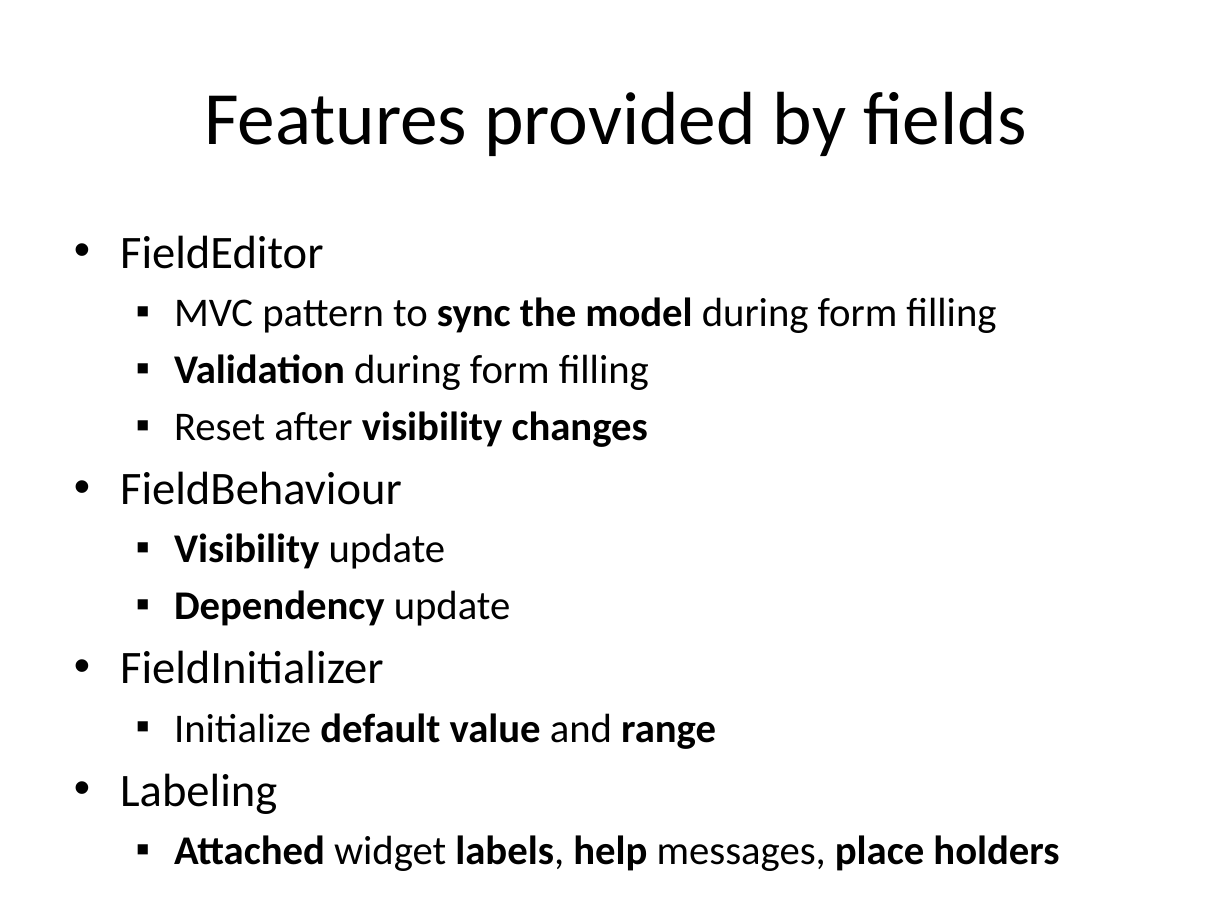
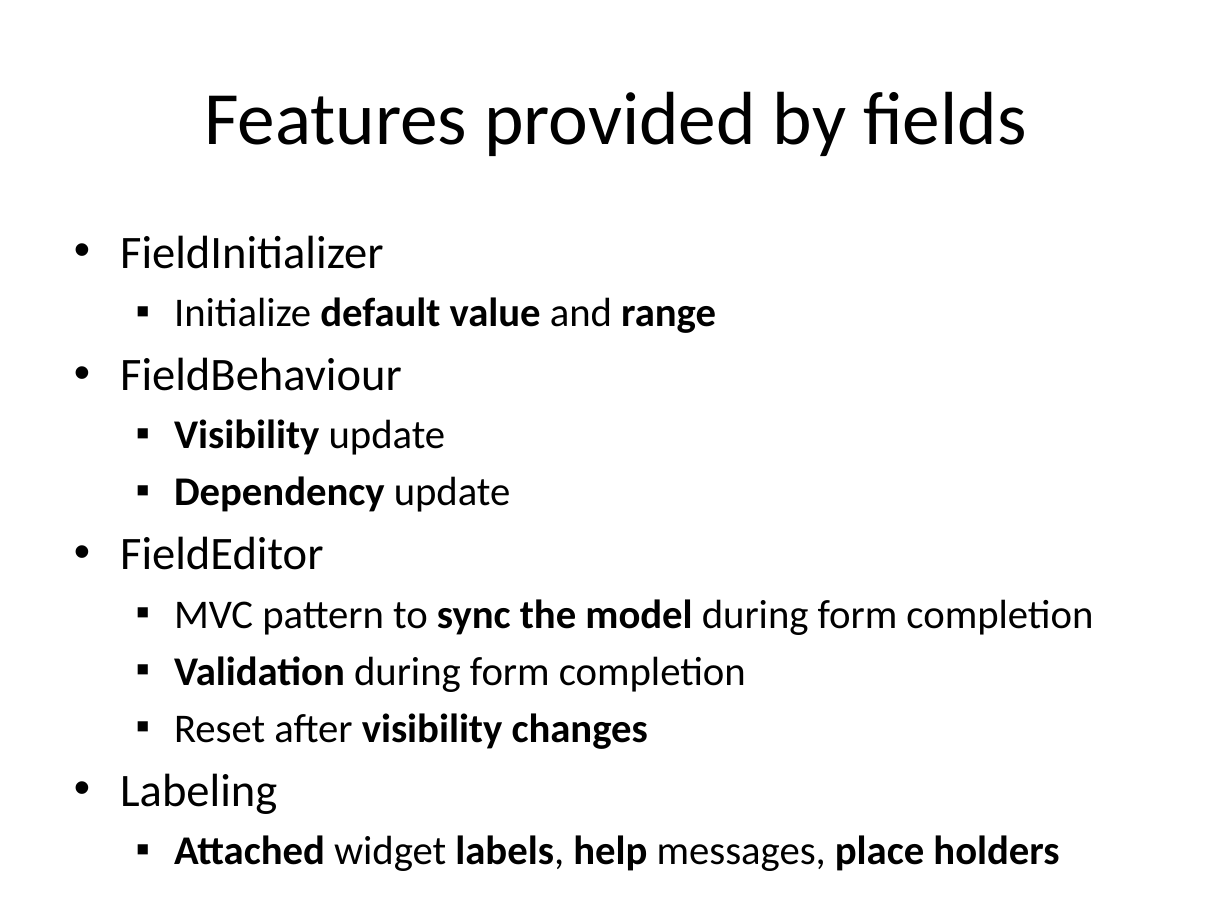
Before and after one commit to lesfurets/mdl4ui, a slide deck: slide 40 of mdl4ui-docs/mdl4ui_cg2013.pptx (slide 38 before the commit). Drawn at 1232x924 pixels with LibreOffice and Linux fonts; fonts in the diff are those of the drawing. Boxes give left, top, right and bottom in pixels: in the first picture for what was removed or moved away, otherwise in the second. Text is boxed around its words. In the diff, an @@ line names an element or a change of style, - is before the commit and + after.

Commit message:
fixed a few typo
added chapters

```diff
--- a/mdl4ui-docs/mdl4ui_cg2013.pptx
+++ b/mdl4ui-docs/mdl4ui_cg2013.pptx
@@ text at (x1=120, y1=235, x2=716, y2=333): text changed @@
-• FieldEditor
-  ▪ MVC pattern to sync the model during form filling
-  ▪ Validation during form filling
-  ▪ Reset after visibility changes
+• FieldInitializer
+  ▪ Initialize default value and range
@@ text at (x1=120, y1=536, x2=1093, y2=749): text changed @@
-• FieldInitializer
-  ▪ Initialize default value and range
+• FieldEditor
+  ▪ MVC pattern to sync the model during form completion
+  ▪ Validation during form completion
+  ▪ Reset after visibility changes
```
Also in this commit, not shown: 14 other slides changed, 7 slides added, 1 slide removed.
